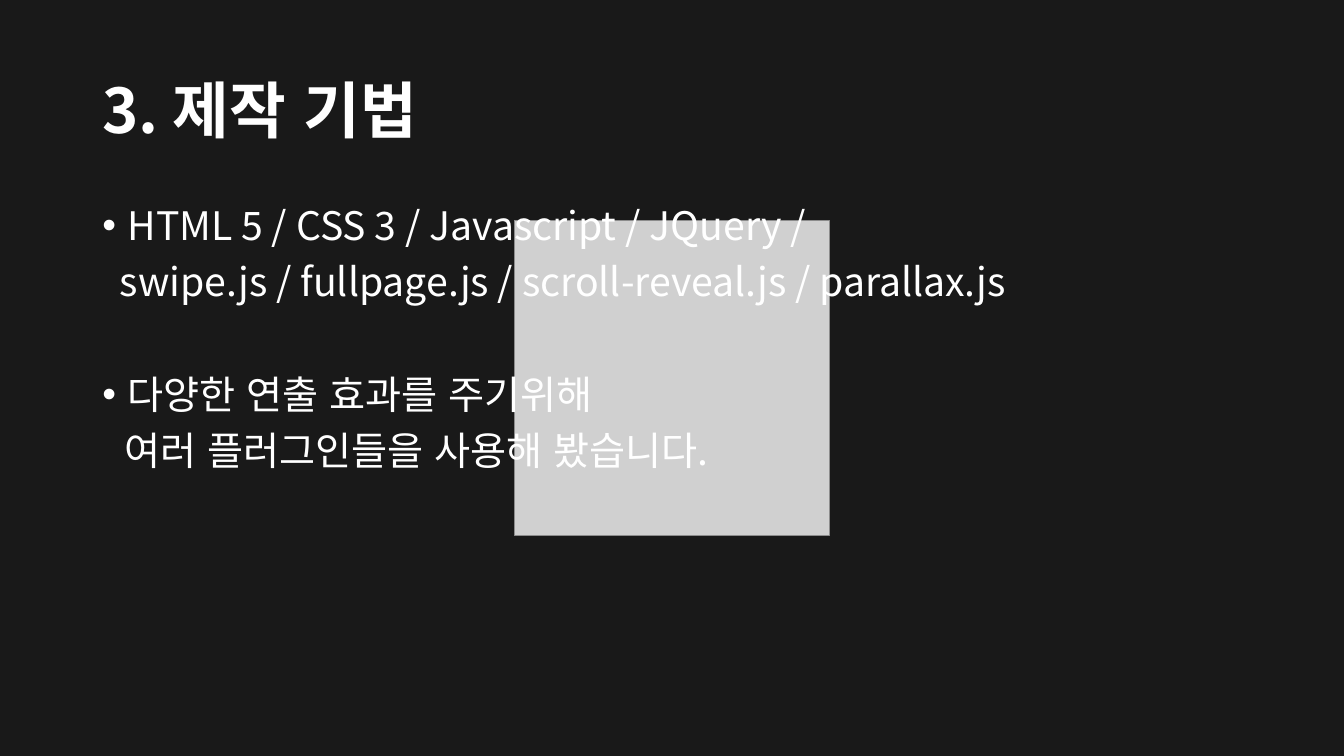
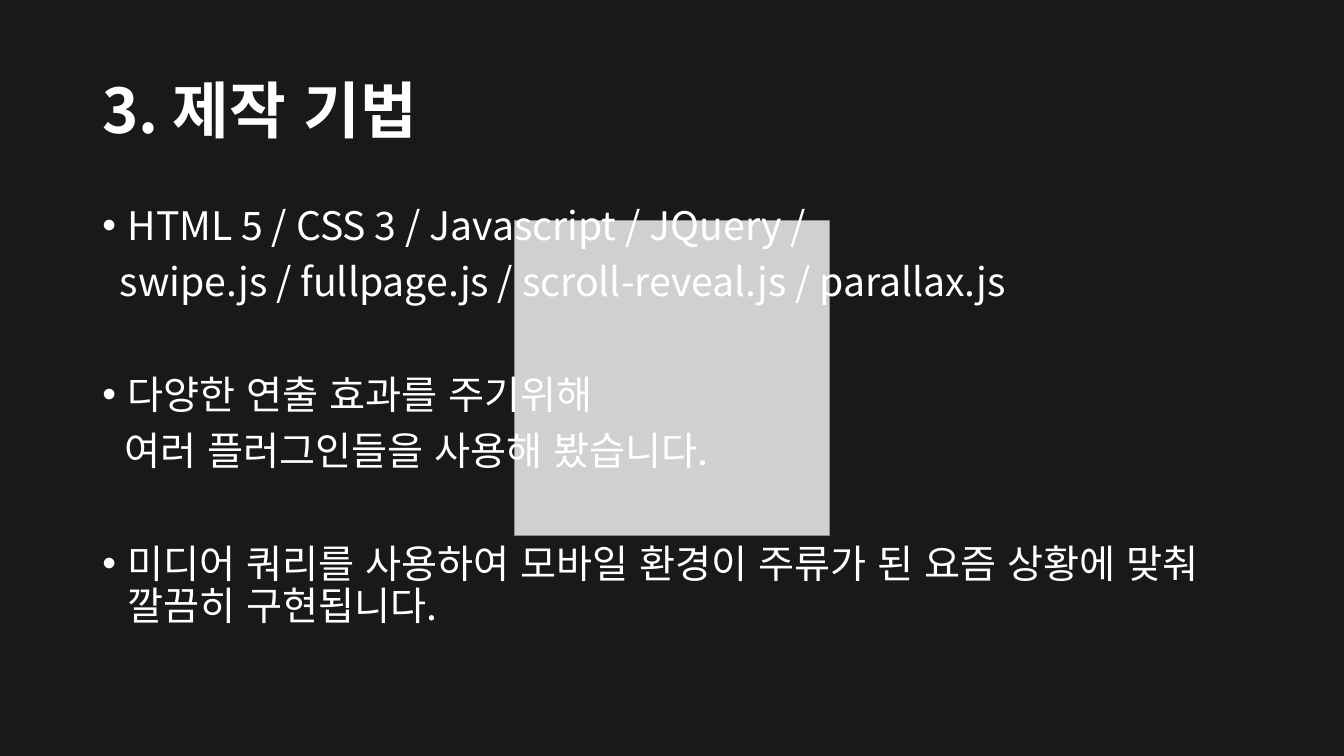
Before and after one commit to JKM0722/JKM_exec01, a slide deck: slide 5 of 003/가이드문서/WM Entertainment.pptx (slide 4 before the commit). Drawn at 1344x756 pixels with LibreOffice and Linux fonts; fonts in the diff are those of the drawing; grey boxes stand for pictures. Boxes give left, top, right and bottom in pixels: in the first picture for what was removed or moved away, otherwise in the second. Text is boxed around its words. In the diff, an @@ line names an element or a change of style, - is before the commit and + after.

```diff
--- a/003/가이드문서/WM Entertainment.pptx
+++ b/003/가이드문서/WM Entertainment.pptx
@@ text at [128,545,1198,623]: paragraph added @@
+• 미디어 쿼리를 사용하여 모바일 환경이 주류가 된 요즘 상황에 맞춰 깔끔히 구현됩니다.
```
Also in this commit, not shown: 4 other slides changed, 1 slide added, 3 other files.
